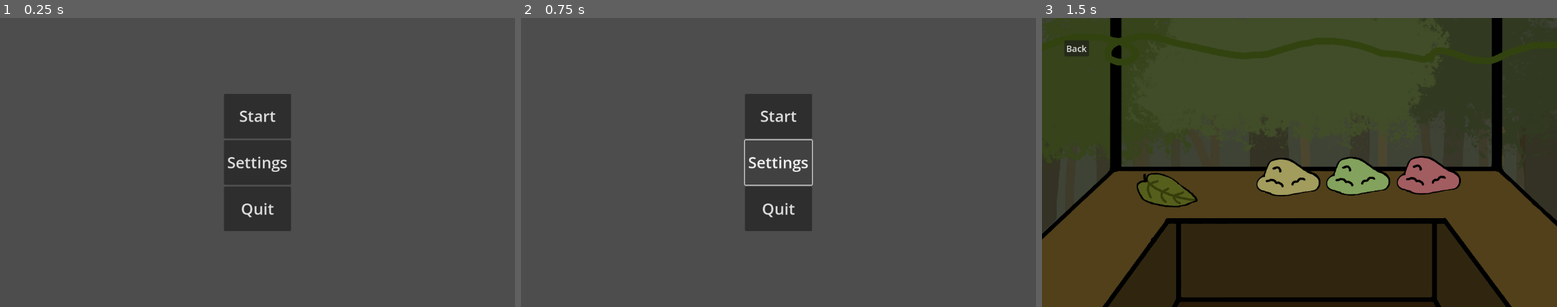
Above: before the commit, frames 1-3 (left to right).
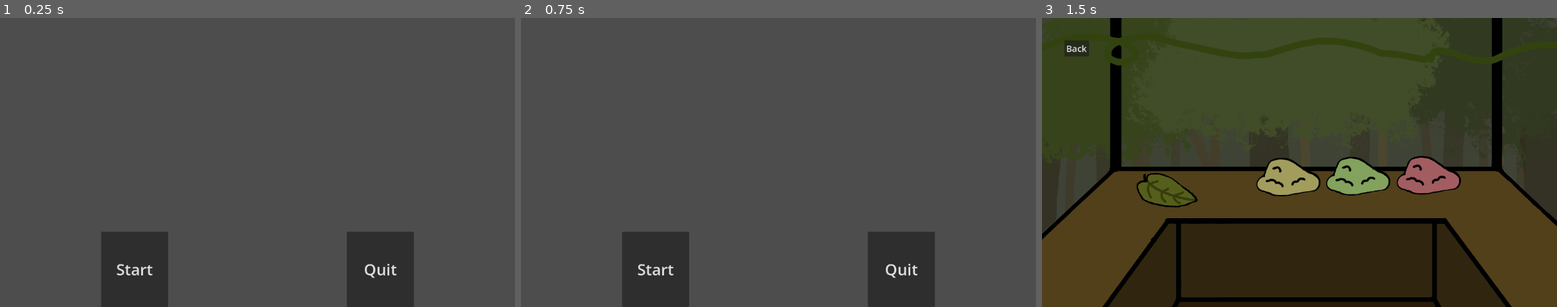
Above: after the commit, the same moments.

Repository: christianklehm/monkey-game
Game: Godot game, scene res://scenes/menu_scene.tscn
Same seed, same stepped clock (60 frames per second), same inputs: the game is played once before the commit and once after it.
Inputs (mouse positions are in pixels of both pictures, inside the frame that each line leads up to):
- Up to frame 1 (0.25 s): no input
- Up to frame 2 (0.75 s): click (778, 162) at 0.5 s, where only the run before the commit has a clickable "Settings"
- Up to frame 3 (1.5 s): click "Start" at 1.25 s

The runs differ from the first frame. In frame 1, 13% of the frame differs, in the area x 19-81%, y 26-100%; in frame 2, 11%; in frame 3, nothing differs.

Commit message:
Additional refactoring

Diff:
--- a/scenes/menu_scene.tscn
+++ b/scenes/menu_scene.tscn
@@ -1,43 +1,49 @@
-[gd_scene load_steps=4 format=3 uid="uid://c2n6dvo2ll2py"]
+[gd_scene load_steps=3 format=3 uid="uid://c2n6dvo2ll2py"]
 
-[ext_resource type="Script" uid="uid://tr1bwxnqxa5o" path="res://scripts/main_menu.gd" id="1_6wmco"]
 [ext_resource type="Script" uid="uid://cd70mmjefqv1s" path="res://scripts/mm_start_game.gd" id="2_482oc"]
 [ext_resource type="Script" uid="uid://bhie5107lhmw6" path="res://scripts/mm_quit.gd" id="3_u4hxd"]
 
-[node name="main_menu" type="Node2D"]
-script = ExtResource("1_6wmco")
+[node name="menu_scene" type="Control"]
+layout_mode = 3
+anchors_preset = 7
+anchor_left = 0.5
+anchor_top = 1.0
+anchor_right = 0.5
+anchor_bottom = 1.0
+grow_horizontal = 2
+grow_vertical = 0
 
-[node name="mm_button_box" type="VBoxContainer" parent="."]
+[node name="ms_button_box" type="HBoxContainer" parent="."]
 custom_minimum_size = Vector2(100, 100)
-anchors_preset = 15
-anchor_right = 1.0
+layout_mode = 1
+anchors_preset = 7
+anchor_left = 0.5
+anchor_top = 1.0
+anchor_right = 0.5
 anchor_bottom = 1.0
-offset_left = 526.0
-offset_top = 174.0
-offset_right = 626.0
-offset_bottom = 474.0
+offset_left = -350.0
+offset_top = -169.0
+offset_right = 350.0
 grow_horizontal = 2
-grow_vertical = 2
+grow_vertical = 0
+size_flags_horizontal = 4
+size_flags_vertical = 8
+theme_override_constants/separation = 400
+alignment = 2
 
-[node name="mm_start_game" type="Button" parent="mm_button_box"]
+[node name="ms_start_game" type="Button" parent="ms_button_box"]
 custom_minimum_size = Vector2(150, 100)
 layout_mode = 2
 theme_override_font_sizes/font_size = 35
 text = "Start"
 script = ExtResource("2_482oc")
 
-[node name="mm_settings" type="Button" parent="mm_button_box"]
-custom_minimum_size = Vector2(150, 100)
-layout_mode = 2
-theme_override_font_sizes/font_size = 35
-text = "Settings"
-
-[node name="mm_quit" type="Button" parent="mm_button_box"]
+[node name="ms_quit" type="Button" parent="ms_button_box"]
 custom_minimum_size = Vector2(150, 100)
 layout_mode = 2
 theme_override_font_sizes/font_size = 35
 text = "Quit"
 script = ExtResource("3_u4hxd")
 
-[connection signal="pressed" from="mm_button_box/mm_start_game" to="mm_button_box/mm_start_game" method="_on_pressed"]
-[connection signal="pressed" from="mm_button_box/mm_quit" to="mm_button_box/mm_quit" method="_on_pressed"]
+[connection signal="pressed" from="ms_button_box/ms_start_game" to="ms_button_box/ms_start_game" method="_on_pressed"]
+[connection signal="pressed" from="ms_button_box/ms_quit" to="ms_button_box/ms_quit" method="_on_pressed"]
--- a/scenes/play_scene.tscn
+++ b/scenes/play_scene.tscn
@@ -1,27 +1,27 @@
 [gd_scene load_steps=14 format=3 uid="uid://b651dluwrvggx"]
 
-[ext_resource type="Texture2D" uid="uid://c5ug2fchiktah" path="res://assets/Temp_BarTransparentWithBacking.png" id="1_0auek"]
+[ext_resource type="Texture2D" uid="uid://c5ug2fchiktah" path="res://assets/sprites/Temp_BarTransparentWithBacking.png" id="1_0auek"]
 [ext_resource type="Script" uid="uid://wderf66mpnyq" path="res://scripts/pn_back_to_mm.gd" id="2_63tcr"]
 [ext_resource type="Script" uid="uid://ccwy77fp00bdg" path="res://scripts/pn_red_pile_controller.gd" id="3_qhxom"]
-[ext_resource type="Texture2D" uid="uid://db6rcibakwevb" path="res://assets/Temp_PinkPeanuts_Dark.png" id="4_dta8y"]
-[ext_resource type="Texture2D" uid="uid://cdv61ddeyu1lm" path="res://assets/Temp_PinkPeanuts_Light.png" id="5_bx6jv"]
+[ext_resource type="Texture2D" uid="uid://db6rcibakwevb" path="res://assets/sprites/Temp_PinkPeanuts_Dark.png" id="4_dta8y"]
+[ext_resource type="Texture2D" uid="uid://cdv61ddeyu1lm" path="res://assets/sprites/Temp_PinkPeanuts_Light.png" id="5_bx6jv"]
 [ext_resource type="Script" uid="uid://c1vciwlybtuhe" path="res://scripts/pn_green_pile_controller.gd" id="6_ixvqh"]
-[ext_resource type="Texture2D" uid="uid://dgw5qecaqmyfq" path="res://assets/Temp_GreenPeanuts_Dark.png" id="7_hjngv"]
-[ext_resource type="Texture2D" uid="uid://cu4limpy32nv5" path="res://assets/Temp_GreenPeanuts_Light.png" id="8_4uj4s"]
+[ext_resource type="Texture2D" uid="uid://dgw5qecaqmyfq" path="res://assets/sprites/Temp_GreenPeanuts_Dark.png" id="7_hjngv"]
+[ext_resource type="Texture2D" uid="uid://cu4limpy32nv5" path="res://assets/sprites/Temp_GreenPeanuts_Light.png" id="8_4uj4s"]
 [ext_resource type="Script" uid="uid://cjrmf1rhd4l3d" path="res://scripts/pn_yellow_pile_controller.gd" id="9_bnnba"]
-[ext_resource type="Texture2D" uid="uid://dp6anid672owo" path="res://assets/Temp_YellowPeanuts_Dark.png" id="10_6sm6u"]
-[ext_resource type="Texture2D" uid="uid://bkbw5a5s5rq5g" path="res://assets/Temp_YellowPeanuts_Light.png" id="11_053dl"]
+[ext_resource type="Texture2D" uid="uid://dp6anid672owo" path="res://assets/sprites/Temp_YellowPeanuts_Dark.png" id="10_6sm6u"]
+[ext_resource type="Texture2D" uid="uid://bkbw5a5s5rq5g" path="res://assets/sprites/Temp_YellowPeanuts_Light.png" id="11_053dl"]
 [ext_resource type="Script" uid="uid://d2bs8wm5tshu1" path="res://scripts/pn_active_plate_controller.gd" id="12_5kjkg"]
-[ext_resource type="Texture2D" uid="uid://dbt73sm3ut4h1" path="res://assets/Temp_LeafPlate.png" id="13_ki1q6"]
+[ext_resource type="Texture2D" uid="uid://dbt73sm3ut4h1" path="res://assets/sprites/Temp_LeafPlate.png" id="13_ki1q6"]
 
-[node name="main_scene" type="Node2D"]
+[node name="play_scene" type="Node2D"]
 
-[node name="pn_background" type="Sprite2D" parent="."]
+[node name="ps_background" type="Sprite2D" parent="."]
 position = Vector2(576, 324)
 texture = ExtResource("1_0auek")
 metadata/_edit_lock_ = true
 
-[node name="pn_back_to_mm" type="Button" parent="."]
+[node name="ps_back_to_mm" type="Button" parent="."]
 offset_left = 50.0
 offset_top = 50.0
 offset_right = 105.0
@@ -31,68 +31,68 @@
 script = ExtResource("2_63tcr")
 metadata/_edit_lock_ = true
 
-[node name="pn_red_pile_controller" type="Area2D" parent="."]
+[node name="ps_red_pile_controller" type="Area2D" parent="."]
 script = ExtResource("3_qhxom")
 default_texture = ExtResource("4_dta8y")
 hover_texture = ExtResource("5_bx6jv")
 
-[node name="pn_red_pile_sprite" type="Sprite2D" parent="pn_red_pile_controller"]
+[node name="ps_red_pile_sprite" type="Sprite2D" parent="ps_red_pile_controller"]
 position = Vector2(866, 346)
 texture = ExtResource("4_dta8y")
 metadata/_edit_lock_ = true
 
-[node name="pn_red_pile_shape" type="CollisionPolygon2D" parent="pn_red_pile_controller"]
+[node name="ps_red_pile_shape" type="CollisionPolygon2D" parent="ps_red_pile_controller"]
 visible = false
 polygon = PackedVector2Array(809, 348, 820, 319, 835, 311, 856, 309, 875, 314, 905, 337, 927, 345, 936, 357, 936, 372, 928, 383, 901, 388, 882, 391, 865, 395, 843, 396, 828, 393, 811, 386, 800, 382, 793, 369, 797, 357)
 
-[node name="pn_green_pile_controller2" type="Area2D" parent="."]
+[node name="ps_green_pile_controller2" type="Area2D" parent="."]
 script = ExtResource("6_ixvqh")
 default_texture = ExtResource("7_hjngv")
 hover_texture = ExtResource("8_4uj4s")
 
-[node name="pn_green_pile_sprite" type="Sprite2D" parent="pn_green_pile_controller2"]
+[node name="ps_green_pile_sprite" type="Sprite2D" parent="ps_green_pile_controller2"]
 position = Vector2(708, 348)
 texture = ExtResource("7_hjngv")
 metadata/_edit_lock_ = true
 
-[node name="pn_green_pile_shape" type="CollisionPolygon2D" parent="pn_green_pile_controller2"]
+[node name="ps_green_pile_shape" type="CollisionPolygon2D" parent="ps_green_pile_controller2"]
 visible = false
 polygon = PackedVector2Array(651, 350, 662, 321, 677, 313, 698, 311, 717, 316, 747, 339, 769, 347, 778, 359, 778, 374, 770, 385, 743, 390, 724, 393, 707, 397, 685, 398, 670, 395, 653, 388, 642, 384, 635, 371, 639, 359)
 metadata/_edit_lock_ = true
 
-[node name="pn_yellow_pile_controller2" type="Area2D" parent="."]
+[node name="ps_yellow_pile_controller2" type="Area2D" parent="."]
 script = ExtResource("9_bnnba")
 default_texture = ExtResource("10_6sm6u")
 hover_texture = ExtResource("11_053dl")
 
-[node name="pn_yellow_pile_sprite" type="Sprite2D" parent="pn_yellow_pile_controller2"]
+[node name="ps_yellow_pile_sprite" type="Sprite2D" parent="ps_yellow_pile_controller2"]
 position = Vector2(552, 350)
 texture = ExtResource("10_6sm6u")
 metadata/_edit_lock_ = true
 
-[node name="pn_yellow_pile_shape" type="CollisionPolygon2D" parent="pn_yellow_pile_controller2"]
+[node name="ps_yellow_pile_shape" type="CollisionPolygon2D" parent="ps_yellow_pile_controller2"]
 visible = false
 position = Vector2(-315, 6)
 polygon = PackedVector2Array(810, 347, 821, 318, 836, 310, 857, 308, 876, 313, 906, 336, 928, 344, 937, 356, 937, 371, 929, 382, 902, 387, 883, 390, 866, 394, 844, 395, 829, 392, 812, 385, 801, 381, 794, 368, 798, 356)
 metadata/_edit_lock_ = true
 
-[node name="pn_active_plate_controller" type="Area2D" parent="."]
+[node name="ps_active_plate_controller" type="Area2D" parent="."]
 script = ExtResource("12_5kjkg")
 
-[node name="pn_active_plate_sprite" type="Sprite2D" parent="pn_active_plate_controller"]
+[node name="ps_active_plate_sprite" type="Sprite2D" parent="ps_active_plate_controller"]
 position = Vector2(277, 385)
 texture = ExtResource("13_ki1q6")
 metadata/_edit_lock_ = true
 
-[node name="pn_active_plate_shape" type="CollisionPolygon2D" parent="pn_active_plate_controller"]
+[node name="ps_active_plate_shape" type="CollisionPolygon2D" parent="ps_active_plate_controller"]
 visible = false
 polygon = PackedVector2Array(230, 362, 238, 349, 257, 347, 267, 349, 289, 355, 315, 377, 340, 395, 348, 408, 344, 412, 324, 421, 307, 424, 274, 424, 245, 418, 225, 408, 211, 384, 212, 371, 219, 365)
 metadata/_edit_lock_ = true
 
-[connection signal="pressed" from="pn_back_to_mm" to="pn_back_to_mm" method="_on_pressed"]
-[connection signal="mouse_entered" from="pn_red_pile_controller" to="pn_red_pile_controller" method="_on_mouse_entered"]
-[connection signal="mouse_exited" from="pn_red_pile_controller" to="pn_red_pile_controller" method="_on_mouse_exited"]
-[connection signal="mouse_entered" from="pn_green_pile_controller2" to="pn_green_pile_controller2" method="_on_mouse_entered"]
-[connection signal="mouse_exited" from="pn_green_pile_controller2" to="pn_green_pile_controller2" method="_on_mouse_exited"]
-[connection signal="mouse_entered" from="pn_yellow_pile_controller2" to="pn_yellow_pile_controller2" method="_on_mouse_entered"]
-[connection signal="mouse_exited" from="pn_yellow_pile_controller2" to="pn_yellow_pile_controller2" method="_on_mouse_exited"]
+[connection signal="pressed" from="ps_back_to_mm" to="ps_back_to_mm" method="_on_pressed"]
+[connection signal="mouse_entered" from="ps_red_pile_controller" to="ps_red_pile_controller" method="_on_mouse_entered"]
+[connection signal="mouse_exited" from="ps_red_pile_controller" to="ps_red_pile_controller" method="_on_mouse_exited"]
+[connection signal="mouse_entered" from="ps_green_pile_controller2" to="ps_green_pile_controller2" method="_on_mouse_entered"]
+[connection signal="mouse_exited" from="ps_green_pile_controller2" to="ps_green_pile_controller2" method="_on_mouse_exited"]
+[connection signal="mouse_entered" from="ps_yellow_pile_controller2" to="ps_yellow_pile_controller2" method="_on_mouse_entered"]
+[connection signal="mouse_exited" from="ps_yellow_pile_controller2" to="ps_yellow_pile_controller2" method="_on_mouse_exited"]
--- a/scripts/main_menu.gd
+++ /dev/null
@@ -1,11 +0,0 @@
-extends Node2D
-
-
-# Called when the node enters the scene tree for the first time.
-func _ready() -> void:
-	pass # Replace with function body.
-
-
-# Called every frame. 'delta' is the elapsed time since the previous frame.
-func _process(delta: float) -> void:
-	pass
--- a/scripts/pn_back_to_mm.gd
+++ b/scripts/pn_back_to_mm.gd
@@ -1,14 +1,14 @@
 extends Button
 
 
-# Called when the node enters the scene tree for the first time.
-func _ready() -> void:
-	pass # Replace with function body.
-
-
-# Called every frame. 'delta' is the elapsed time since the previous frame.
-func _process(_delta: float) -> void:
-	pass
+## Called when the node enters the scene tree for the first time.
+#func _ready() -> void:
+	#pass # Replace with function body.
+#
+#
+## Called every frame. 'delta' is the elapsed time since the previous frame.
+#func _process(_delta: float) -> void:
+	#pass
 
 func _on_pressed():
 	get_tree().change_scene_to_file("res://scenes/menu_scene.tscn")
--- a/scripts/pn_green_pile_controller.gd
+++ b/scripts/pn_green_pile_controller.gd
@@ -12,13 +12,13 @@
 
 # Called when the node enters the scene tree for the first time.
 func _ready() -> void:
-	$pn_green_pile_sprite.texture = default_texture
+	$ps_green_pile_sprite.texture = default_texture
 
 func _on_mouse_entered():
-	$pn_green_pile_sprite.texture = hover_texture
+	$ps_green_pile_sprite.texture = hover_texture
 
 func _on_mouse_exited():
-	$pn_green_pile_sprite.texture = default_texture
+	$ps_green_pile_sprite.texture = default_texture
 
 func _input_event(_viewport, event, _shape_idx):
 	if event is InputEventMouseButton:
--- a/scripts/pn_red_pile_controller.gd
+++ b/scripts/pn_red_pile_controller.gd
@@ -5,13 +5,13 @@
 
 # Called when the node enters the scene tree for the first time.
 func _ready() -> void:
-	$pn_red_pile_sprite.texture = default_texture
+	$ps_red_pile_sprite.texture = default_texture
 
 func _on_mouse_entered():
-	$pn_red_pile_sprite.texture = hover_texture
+	$ps_red_pile_sprite.texture = hover_texture
 
 func _on_mouse_exited():
-	$pn_red_pile_sprite.texture = default_texture
+	$ps_red_pile_sprite.texture = default_texture
 
 func _input_event(_viewport, event, _shape_idx):
 	if event is InputEventMouseButton:
--- a/scripts/pn_yellow_pile_controller.gd
+++ b/scripts/pn_yellow_pile_controller.gd
@@ -5,13 +5,13 @@
 
 # Called when the node enters the scene tree for the first time.
 func _ready() -> void:
-	$pn_yellow_pile_sprite.texture = default_texture
+	$ps_yellow_pile_sprite.texture = default_texture
 
 func _on_mouse_entered():
-	$pn_yellow_pile_sprite.texture = hover_texture
+	$ps_yellow_pile_sprite.texture = hover_texture
 
 func _on_mouse_exited():
-	$pn_yellow_pile_sprite.texture = default_texture
+	$ps_yellow_pile_sprite.texture = default_texture
 
 func _input_event(_viewport, event, _shape_idx):
 	if event is InputEventMouseButton:
Renamed: assets/Temp_BarTransparentWithBacking.png -> assets/sprites/Temp_BarTransparentWithBacking.png
Not shown, changed: assets/sprites/Temp_BarTransparentWithBacking.png.import
Renamed: assets/Temp_GreenPeanuts_Dark.png -> assets/sprites/Temp_GreenPeanuts_Dark.png
Not shown, changed: assets/sprites/Temp_GreenPeanuts_Dark.png.import
Renamed: assets/Temp_GreenPeanuts_Light.png -> assets/sprites/Temp_GreenPeanuts_Light.png
Not shown, changed: assets/sprites/Temp_GreenPeanuts_Light.png.import
Renamed: assets/Temp_LeafPlate.png -> assets/sprites/Temp_LeafPlate.png
Not shown, changed: assets/sprites/Temp_LeafPlate.png.import
Renamed: assets/Temp_PinkPeanuts_Dark.png -> assets/sprites/Temp_PinkPeanuts_Dark.png
Not shown, changed: assets/sprites/Temp_PinkPeanuts_Dark.png.import
Renamed: assets/Temp_PinkPeanuts_Light.png -> assets/sprites/Temp_PinkPeanuts_Light.png
Not shown, changed: assets/sprites/Temp_PinkPeanuts_Light.png.import
(and 11 more such lines)
